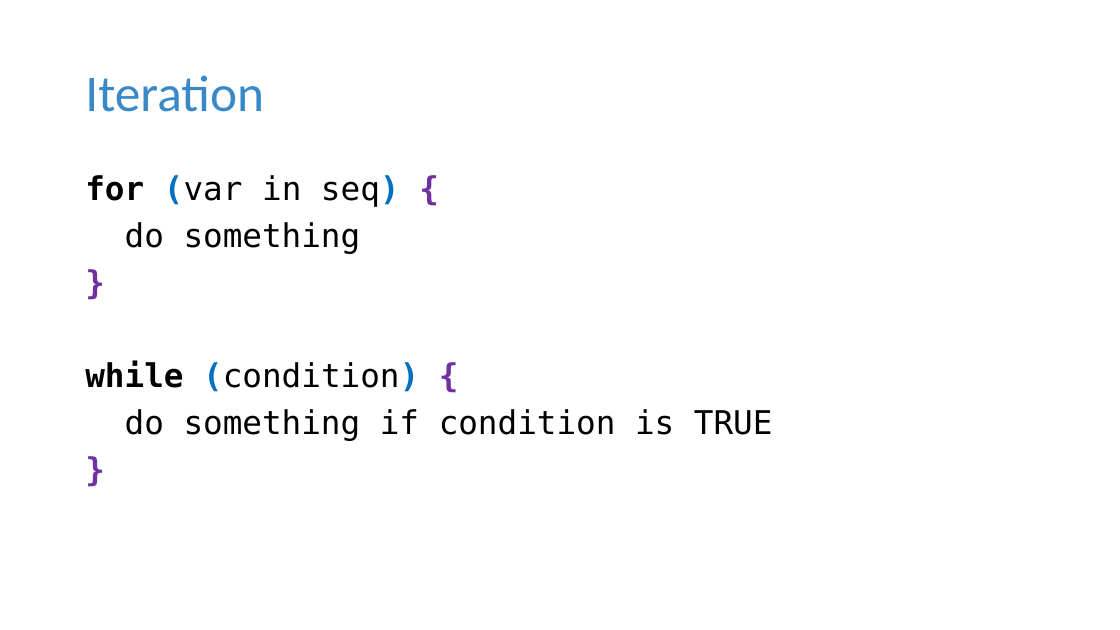
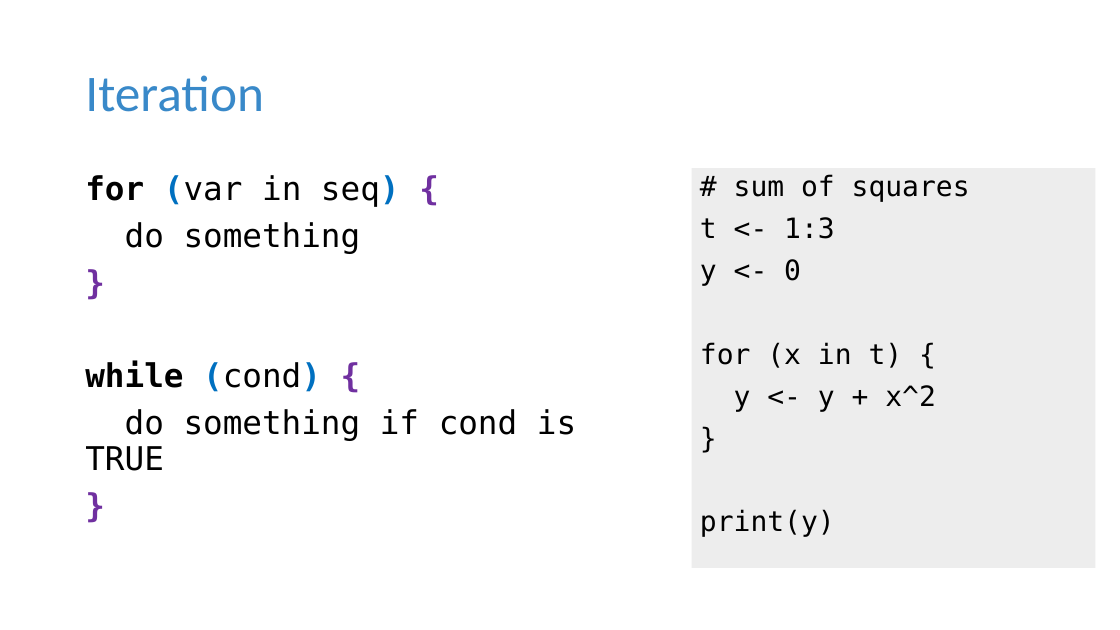
Before and after one commit to tdmdal/r-workshop-researchers, a slide deck: slide 20 of r_intro_researchers.pptx (slide 16 before the commit). Drawn at 1120x630 pixels with LibreOffice and Linux fonts; fonts in the diff are those of the drawing. Boxes give left, top, right and bottom in pixels: in the first picture for what was removed or moved away, otherwise in the second. Text is boxed around its words. In the diff, an @@ line names an element or a change of style, - is before the commit and + after.

```diff
--- a/r_intro_researchers.pptx
+++ b/r_intro_researchers.pptx
@@ rectangle added at bbox=[691, 168, 1096, 568], fill #EDEDED, 24 pt, text #000000 @@
+# sum of squares
+t <- 1:3
+y <- 0
+for (x in t) {
+y <- y + x^2
+}
+print(y)
@@ text at bbox=[85, 361, 576, 471]: text changed @@
-while (condition) {
-do something if condition is TRUE
+while (cond) {
+do something if cond is TRUE
```
Also in this commit, not shown: 7 other slides changed, 5 slides added, 2 other files.
